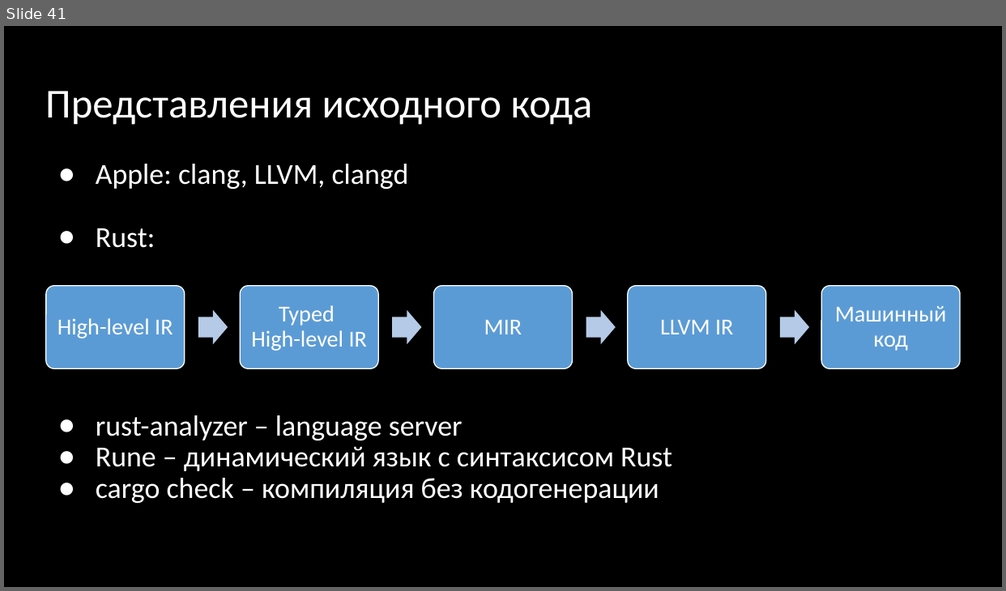
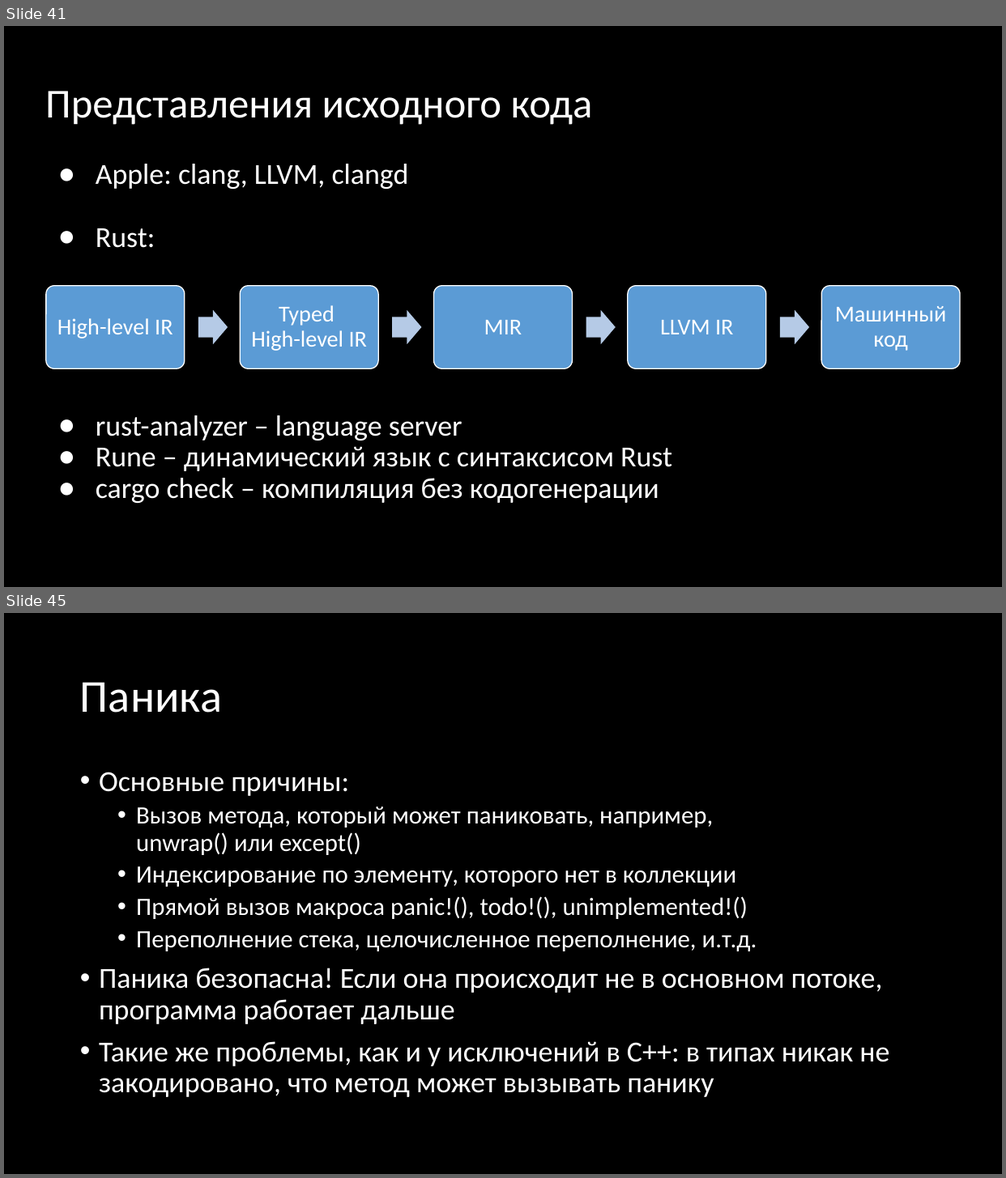
Before and after one commit to Gordon01/learn-rust, a slide deck: keynotes/Rust 2024.pptx. Shown one above the other, each under a label of ours: slide 41 before the commit, slides 41 and 45 after it; the slides between them are not shown. The pictures are 1006x591 and 1006x1178 pixels, drawn with LibreOffice and Linux fonts; fonts in the diff are those of the drawing. Boxes give left, top, right and bottom in pixels: in the first picture for what was removed or moved away, otherwise in the second. Text is boxed around its words. In the diff, an @@ line names an element or a change of style, - is before the commit and + after.

```diff
--- a/keynotes/Rust 2024.pptx
+++ b/keynotes/Rust 2024.pptx
@@ slide 45 added at (4,613,1002,1174), background #000000 @@
@@ title added at (80,682,222,713), 44 pt, text #FFFFFF @@
+Паника
@@ text added at (99,772,889,1097), 24 pt, text #FFFFFF @@
+• Основные причины:
+  • Вызов метода, который может паниковать, например,
+    unwrap() или except()
+  • Индексирование по элементу, которого нет в коллекции
+  • Прямой вызов макроса panic!(), todo!(), unimplemented!()
+  • Переполнение стека, целочисленное переполнение, и.т.д.
+• Паника безопасна! Если она происходит не в основном потоке, программа работает дальше
+• Такие же проблемы, как и у исключений в С++: в типах никак не закодировано, что метод может вызывать панику
```
Also in this commit, not shown: 24 other slides added, 9 other files.
